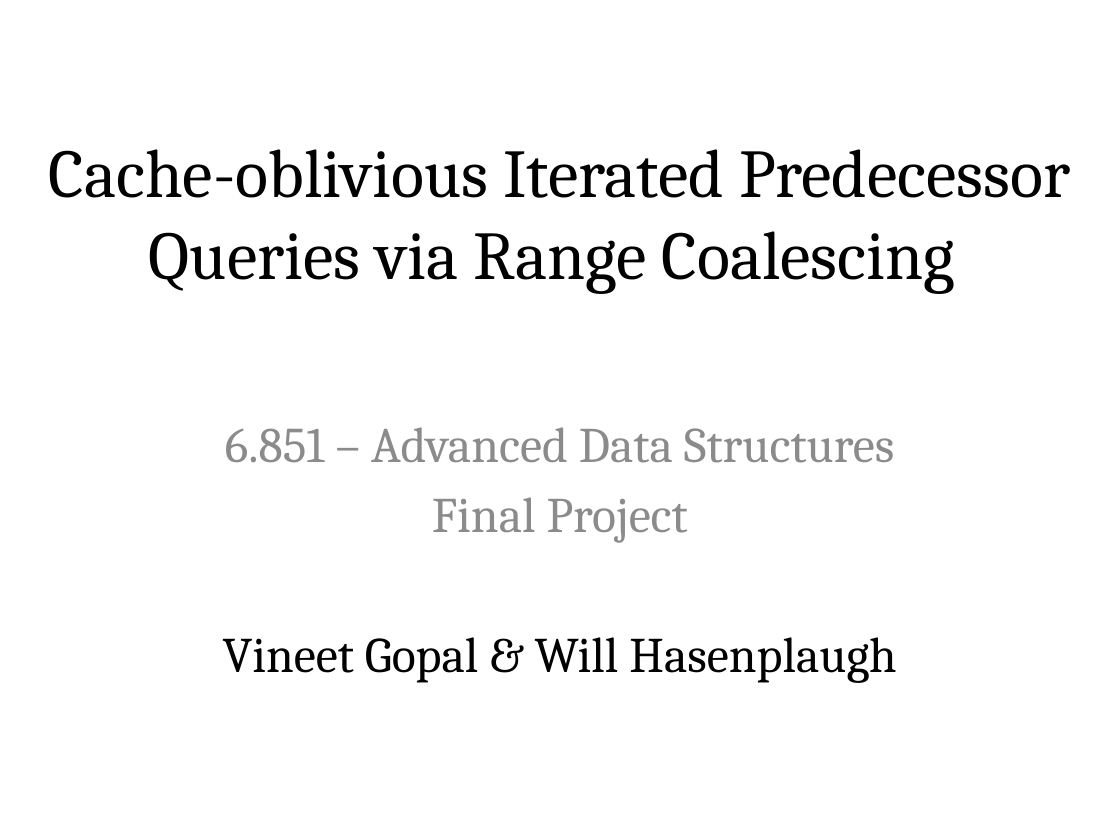
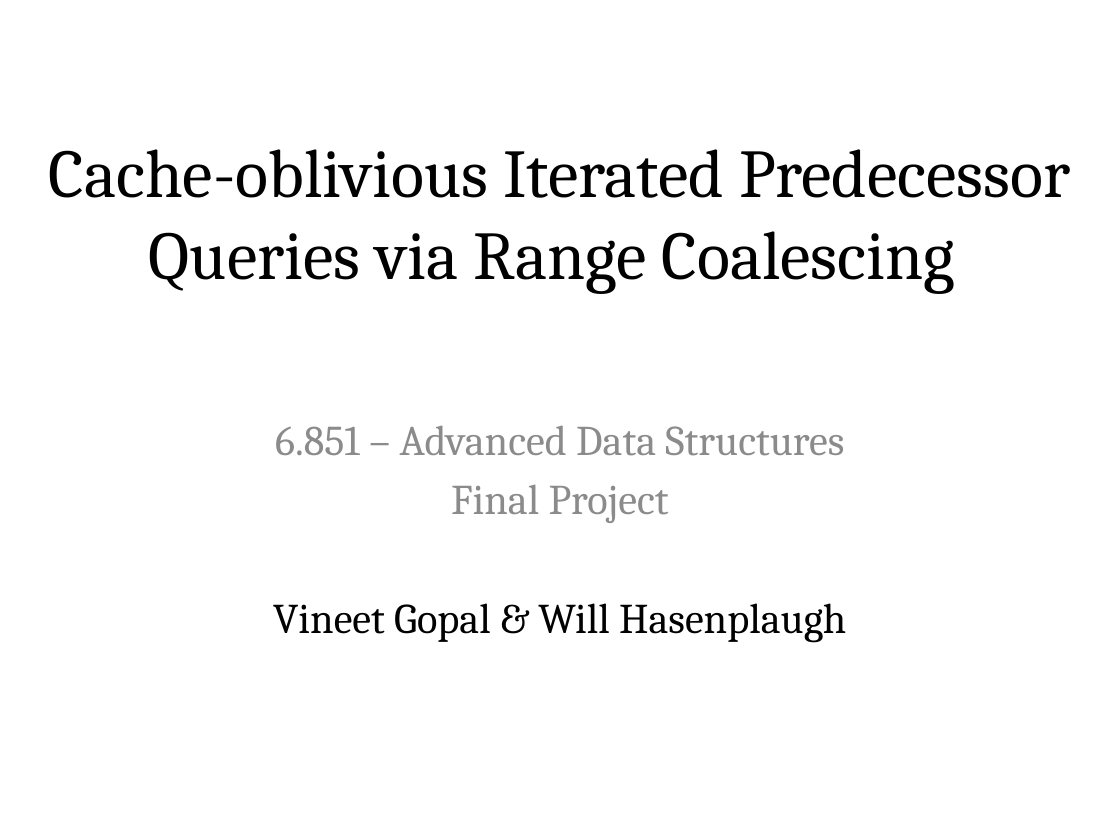
Before and after one commit to vineetgopal/fractals_paper, a slide deck: slide 1 of final_presentation.pptx. Drawn at 1120x840 pixels with LibreOffice and Linux fonts; fonts in the diff are those of the drawing. Boxes give left, top, right and bottom in pixels: in the first picture for what was removed or moved away, otherwise in the second. Text is boxed around its words. In the diff, an @@ line names an element or a change of style, - is before the commit and + after.

```diff
--- a/final_presentation.pptx
+++ b/final_presentation.pptx
@@ subtitle "6.851 – Advanced Data Structures" at (x1=273, y1=425, x2=846, y2=643): size 32 to 27.2 pt @@
```
Also in this commit, not shown: 3 slides added.
